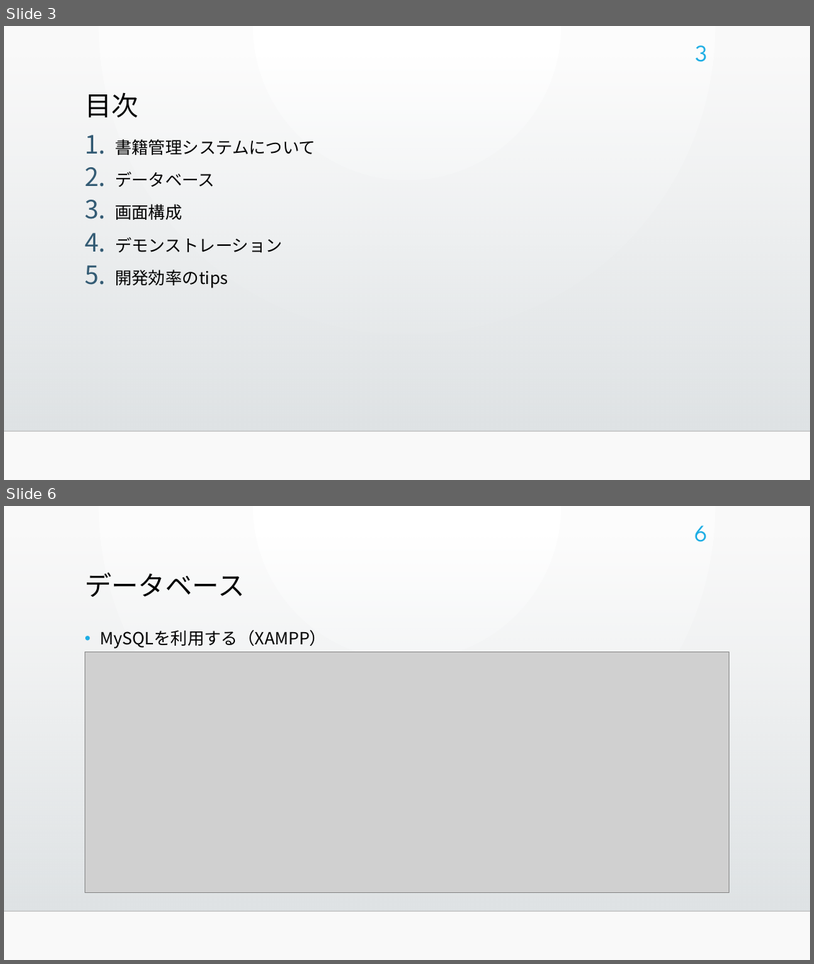
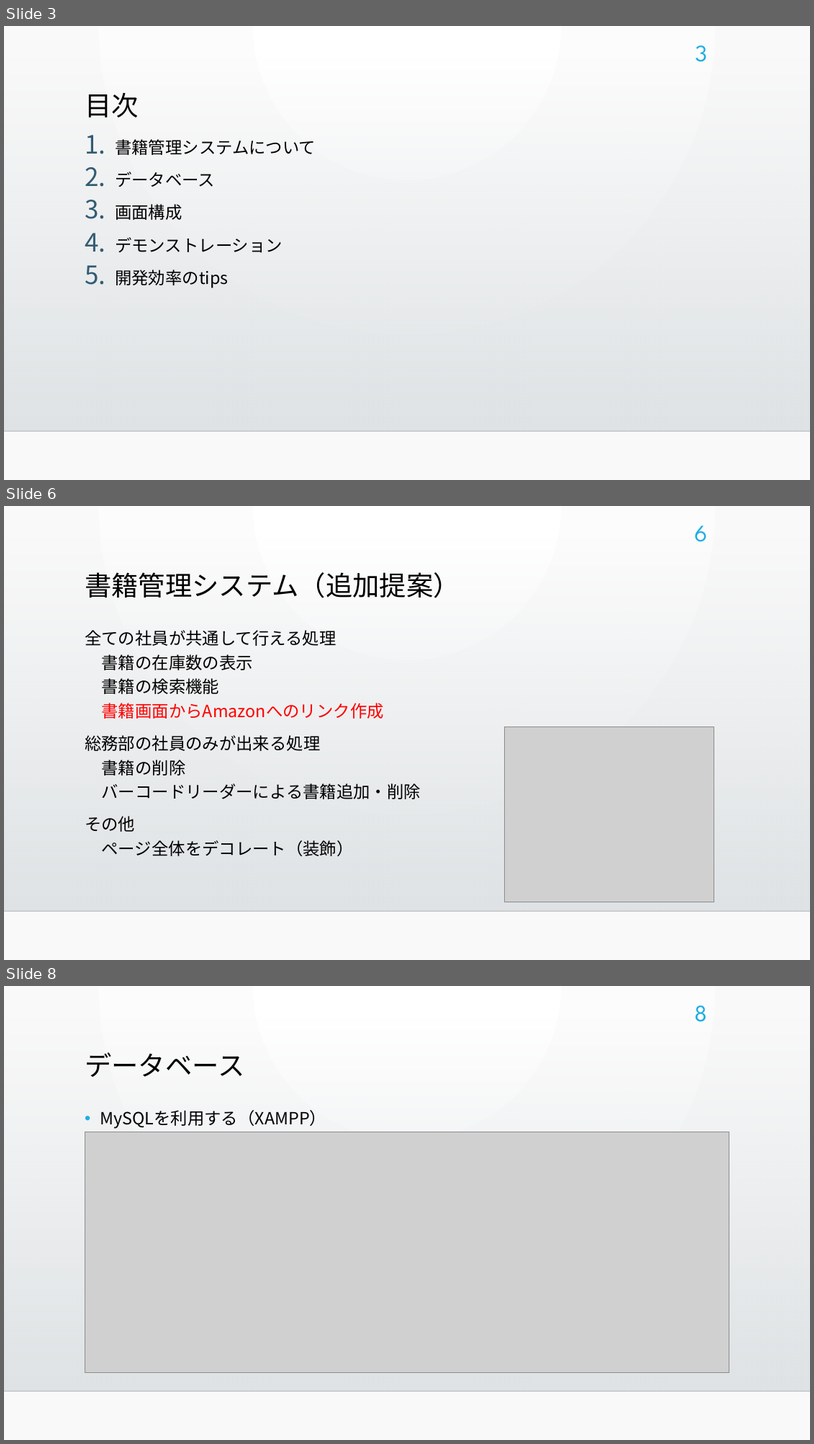
Before and after one commit to bicity2/ICT_GP, a slide deck: 00_参照ファイル/10_管理/書籍管理システム.pptx. Shown one above the other, each under a label of ours: slides 3 and 6 before the commit, slides 3, 6 and 8 after it; the slides between them are not shown. The pictures are 814x964 and 814x1444 pixels, drawn with LibreOffice and Linux fonts; fonts in the diff are those of the drawing; grey boxes stand for pictures; background and template pictures are left out. Boxes give left, top, right and bottom in pixels: in the first picture for what was removed or moved away, otherwise in the second. Text is boxed around its words. In the diff, an @@ line names an element or a change of style, - is before the commit and + after.

```diff
--- a/00_参照ファイル/10_管理/書籍管理システム.pptx
+++ b/00_参照ファイル/10_管理/書籍管理システム.pptx
@@ slide 6 added at (4,506,810,960), background gradient #FFFFFF to #FAFAFA; not listed: 2 template elements that a slide beside it also shows @@
@@ page number added at (694,525,707,542), 28 pt, text #1CADE4 @@
+6
@@ title added at (85,572,460,598), 32 pt, text #000000 @@
+書籍管理システム（追加提案）
@@ text added at (85,630,421,856), 20 pt, text #000000 @@
+全ての社員が共通して行える処理
+書籍の在庫数の表示
+書籍の検索機能
+書籍画面からAmazonへのリンク作成
+総務部の社員のみが出来る処理
+書籍の削除
+バーコードリーダーによる書籍追加・削除
+その他
+ページ全体をデコレート（装飾）
@@ picture added at (504,726,714,901) @@
@@ what was slide 6 is now slide 8 @@
@@ page number at (694,1005,707,1022): text changed @@
-6
+8
```
Also in this commit, not shown: 2 slides changed, 1 other slide added.
